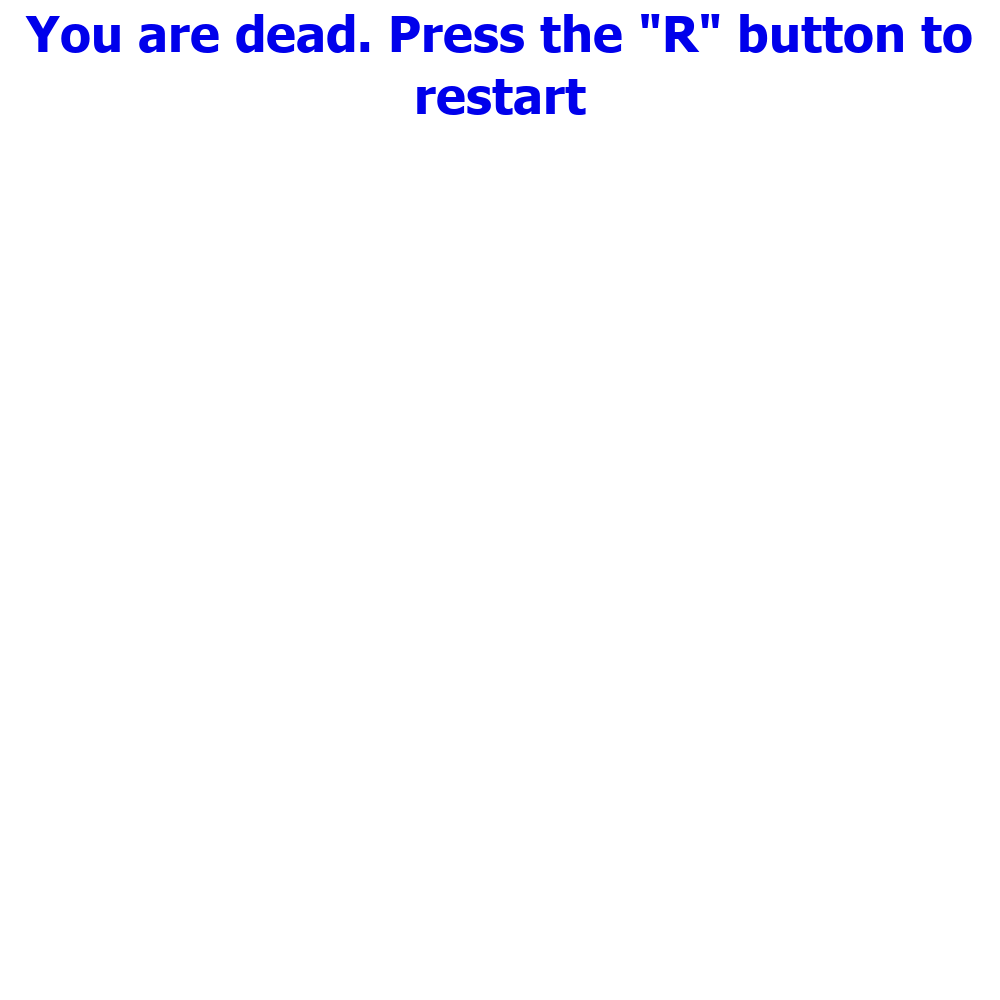
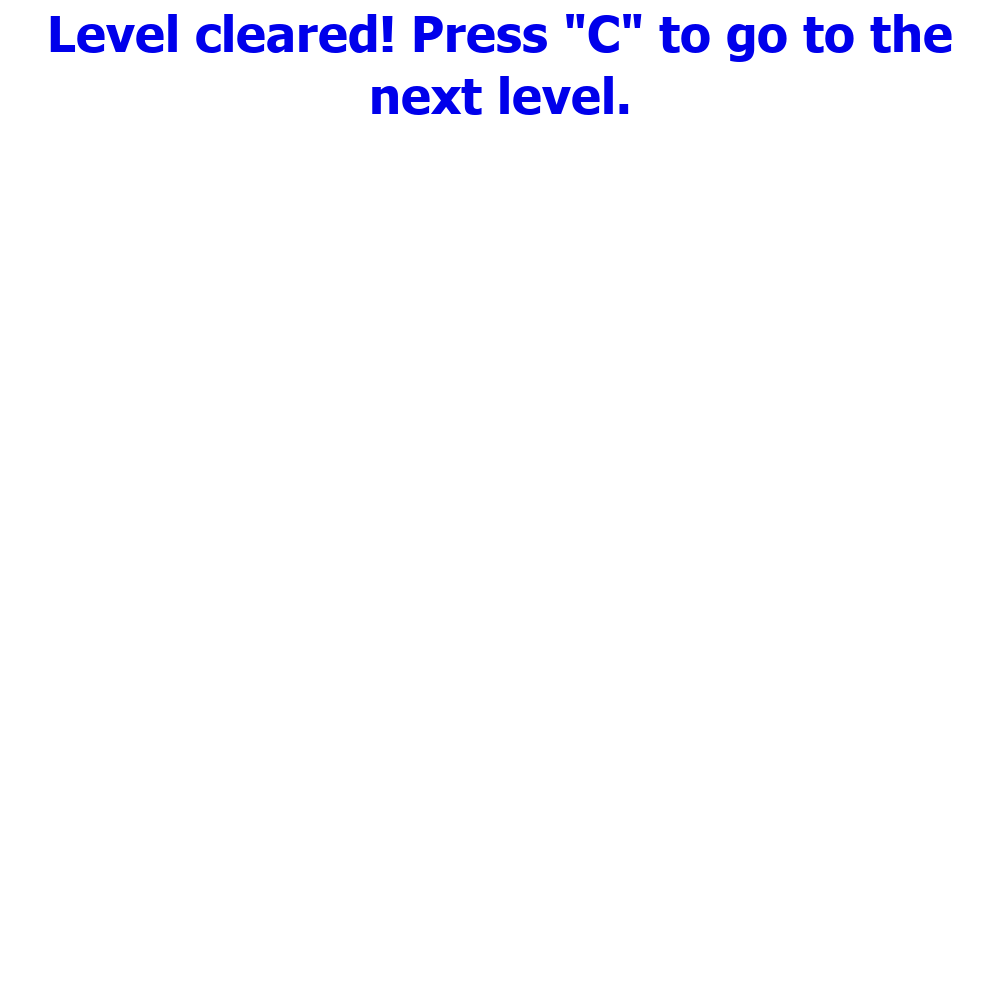
Comparing the layer stacks of the two (1000, 1000) images. Changes:
renamed "You are dead. Press the 'R' bu..." to "Level cleared! Press 'C' to go...", painted on it over (25, 14, 972, 115)
